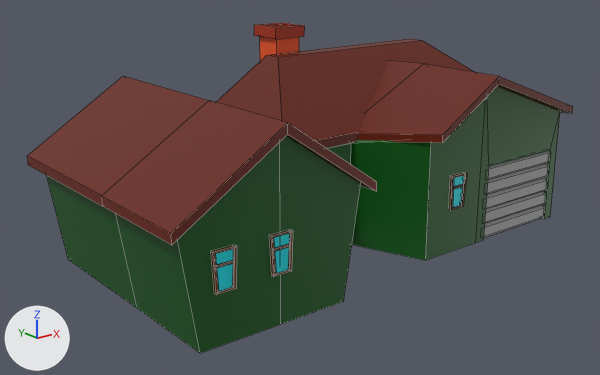
An edit to the FBX model Documentacao/Modelos/Cenário/Modelos3D/Lucas/Prefabs/Casas/Casa7.fbx, drawn before and after from the same camera.
Before and after are seen from a 50 mm camera at (-24.4, -27.7, 14.2) aimed at (-1.6, 0.8, 2.8). Lighting does not change. The marker at lower left points along +X, +Y and +Z. Mesh edges are drawn as thin lines. Where no turn or scale is listed for an object, it has been applied to the vertices.

In view in the first picture: 'Casa7'.
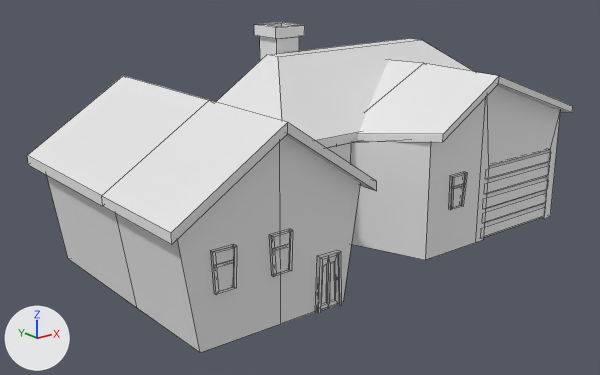
The newer file is also turned or shifted as a whole; pictures and numbers use the older file's frame.

What changed in the scene script:
```text
Change me_cube_001:
    used by ob_casa7; location = (0.0, 0.0, 0.0)
    remove me_cube_001.from_pydata(...)  # 273 vertices, 217 faces; spans x -12.0..12.3, y -5.7..6.4, z 0.0..9.7
    add me_cube_001.from_pydata(...)  # 376 vertices, 299 faces; spans x -12.0..12.3, y -5.7..6.4, z 0.0..9.7
    me_cube_001 part 1: a new loose piece of 28 vertices spanning x -5.6..-4.5, y -5.3..-5.2, z 0.0..2.2
    me_cube_001 part 2: a new loose piece of 16 vertices spanning x -5.6..-4.5, y -5.4..-5.2, z 0.0..2.3
    me_cube_001 part 3
    8 vertices are removed from x -7.3..7.8, y -1.1..3.5, z 4.9..7.7
    17 faces are deleted
    1 vertex moves from x 0.2, y 5.8, z 0.0 to x 0.1, y 5.8, z 0.0
    me_cube_001 part 4: 200 faces spanning x -12.0..12.3, y -5.7..6.4, z 0.0..9.7 switch from mat_material (picture img_decoracaocidade_png) to no material
```

Boxes (x1, y1, x2, y2) around the edits, measured in the pictures (600 x 375 px):
'Casa7', reshaped: before (27, 23, 573, 353); after (27, 22, 573, 353)
part 1 of me_cube_001, added: after (321, 255, 338, 311)
part 2 of me_cube_001, added: after (315, 250, 342, 313)
part 3 of me_cube_001, cut back: before (328, 140, 391, 148)
part 4 of me_cube_001, recoloured: (27, 23, 573, 353) in both
